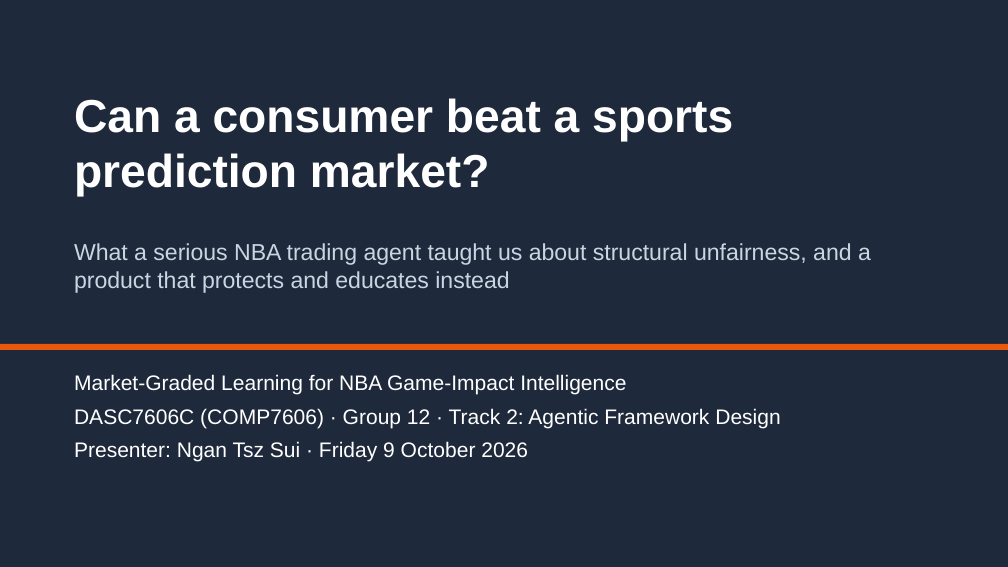
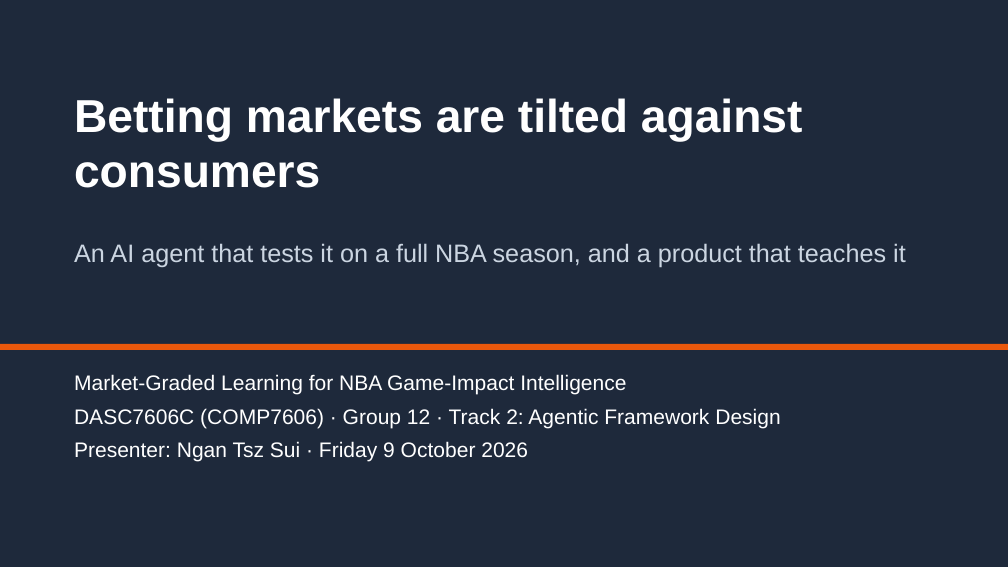
Before and after one commit to Michaelyzr/nba-agent, a slide deck: slide 1 of presentation/nba_agent_deck.pptx. Drawn at 1008x567 pixels with LibreOffice and Linux fonts; fonts in the diff are those of the drawing. Boxes give left, top, right and bottom in pixels: in the first picture for what was removed or moved away, otherwise in the second. Text is boxed around its words. In the diff, an @@ line names an element or a change of style, - is before the commit and + after.

```diff
--- a/presentation/nba_agent_deck.pptx
+++ b/presentation/nba_agent_deck.pptx
@@ text at [74,98,803,188]: text changed @@
-Can a consumer beat a sports prediction market?
+Betting markets are tilted against consumers
@@ text at [74,243,906,267]: text changed; size 22 to 24 pt @@
-What a serious NBA trading agent taught us about structural unfairness, and a product that protects and educates instead
+An AI agent that tests it on a full NBA season, and a product that teaches it
```
Also in this commit, not shown: 12 other slides changed, 1 slide added, 2 slides removed, 2 other files.
